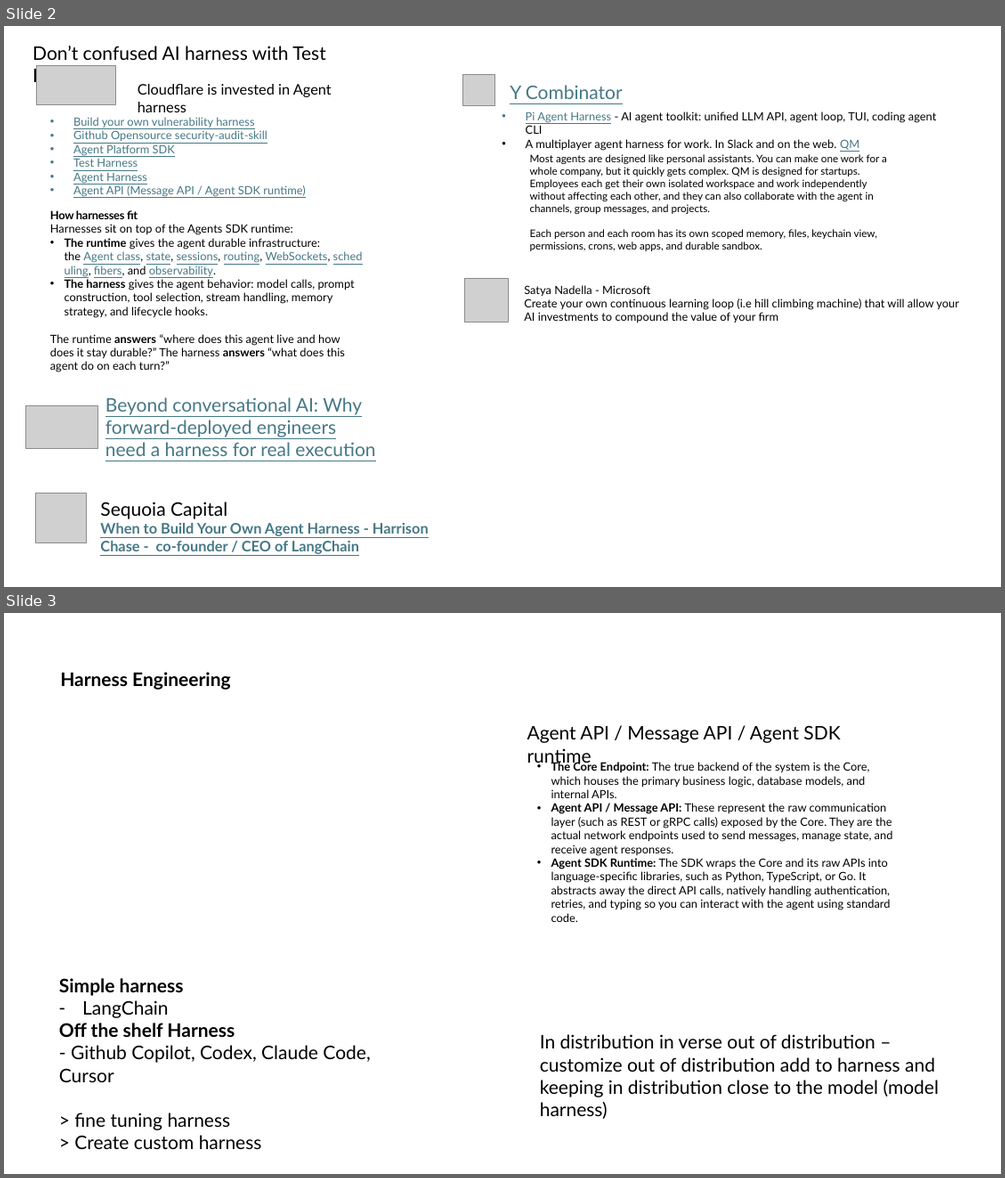
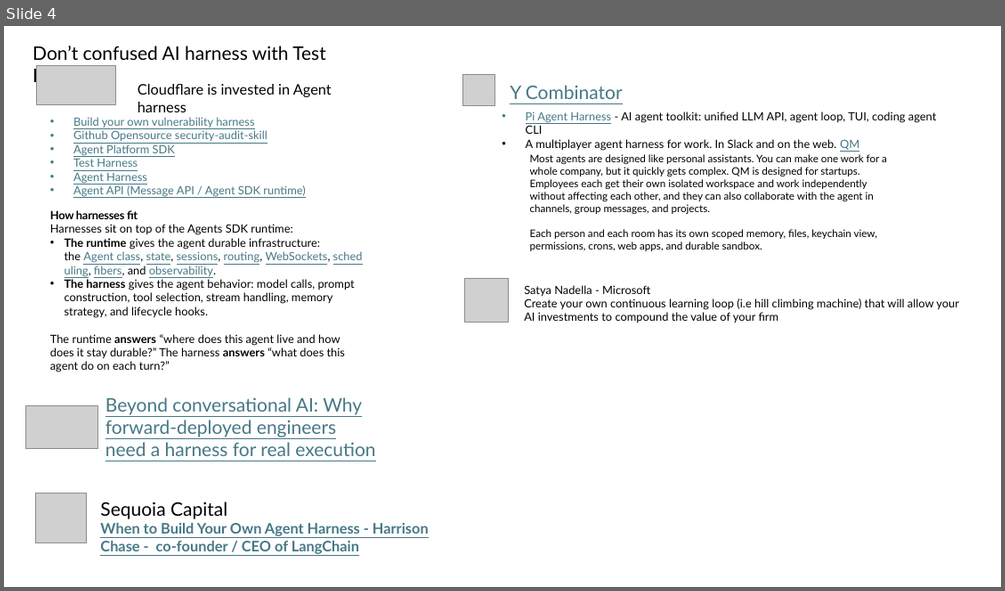
Before and after one commit to carlosmarte/knowledge-base-documentation, a slide deck: conference-presentations/agent-harness-sdks/LDE Agent SDK and Custom Agent Harness.pptx. Shown one above the other, each under a label of ours: slides 2 and 3 before the commit, slide 4 after it. The pictures are 1005x1178 and 1005x591 pixels, drawn with LibreOffice and Linux fonts; fonts in the diff are those of the drawing; grey boxes stand for pictures. Boxes give left, top, right and bottom in pixels: in the first picture for what was removed or moved away, otherwise in the second. Text is boxed around its words. In the diff, an @@ line names an element or a change of style, - is before the commit and + after.

```diff
--- a/conference-presentations/agent-harness-sdks/LDE Agent SDK and Custom Agent Harness.pptx
+++ b/conference-presentations/agent-harness-sdks/LDE Agent SDK and Custom Agent Harness.pptx
@@ slide 3 removed at [4, 613, 1001, 1174], background #FFFFFF @@
@@ text removed at [60, 672, 230, 690] @@
-Harness Engineering
@@ text removed at [527, 725, 840, 766] @@
-Agent API / Message API / Agent SDK runtime
@@ text removed at [551, 761, 893, 922] @@
-• The Core Endpoint: The true backend of the system is the Core, which houses the primary business logic, database models, and internal APIs.
-• Agent API / Message API: These represent the raw communication layer (such as REST or gRPC calls) exposed by the Core. They are the actual network endpoints used to send messages, manage state, and receive agent responses.
-• Agent SDK Runtime: The SDK wraps the Core and its raw APIs into language-specific libraries, such as Python, TypeScript, or Go. It abstracts away the direct API calls, natively handling authentication, retries, and typing so you can interact with the agent using standard code.
@@ text removed at [59, 978, 370, 1149] @@
-Simple harness
-– LangChain
-Off the shelf Harness
-- Github Copilot, Codex, Claude Code, Cursor
-> fine tuning harness
-> Create custom harness
@@ text removed at [540, 1034, 938, 1119] @@
-In distribution in verse out of distribution – customize out of distribution add to harness and keeping in distribution close to the model (model harness)
@@ what was slide 2 is now slide 4 @@
```
Also in this commit, not shown: 5 slides changed, 3 slides added, 1 other file.
